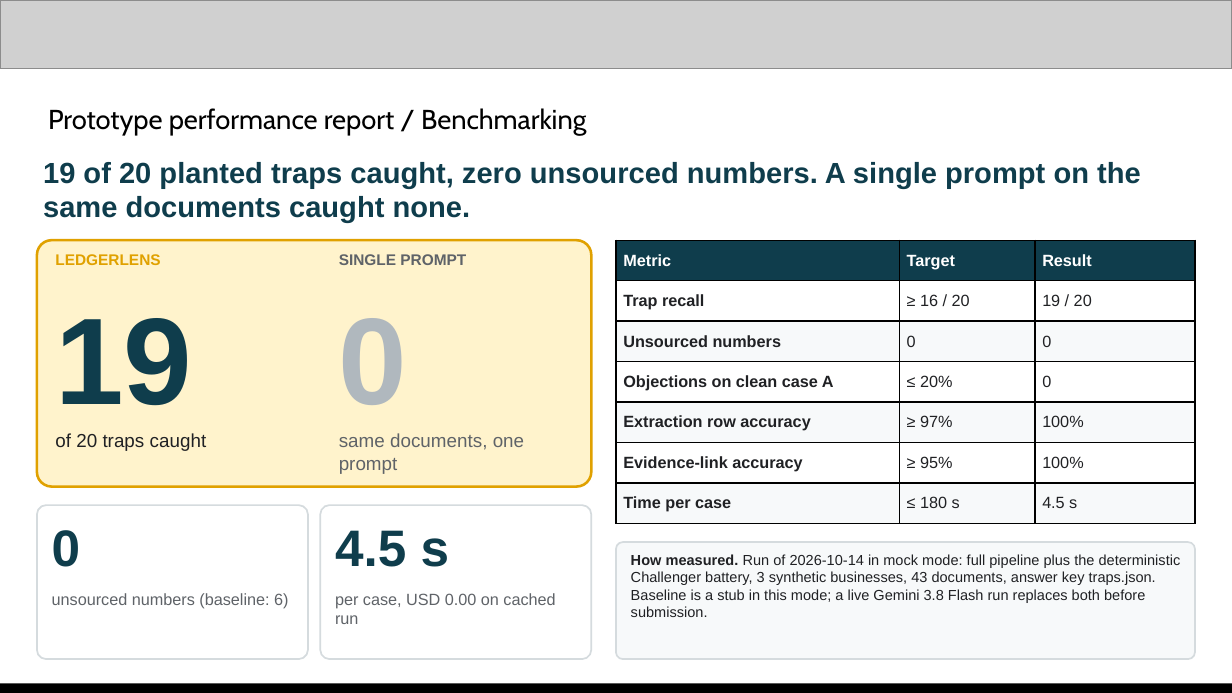
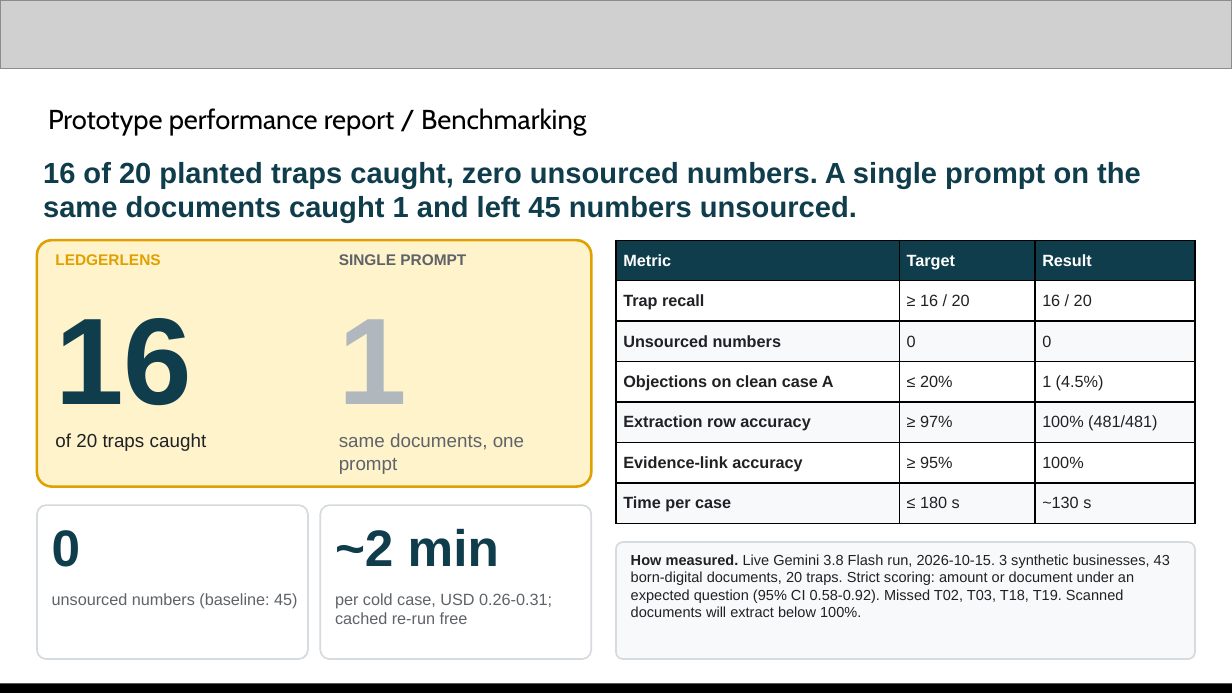
Before and after one commit to changhyeonnam/ghack, a slide deck: slide 12 of presentation/LedgerLens_AI_Builder_Cup_Submission.pptx. Drawn at 1232x693 pixels with LibreOffice and Linux fonts; fonts in the diff are those of the drawing; grey boxes stand for pictures. Boxes give left, top, right and bottom in pixels: in the first picture for what was removed or moved away, otherwise in the second. Text is boxed around its words. In the diff, an @@ line names an element or a change of style, - is before the commit and + after.

```diff
--- a/presentation/LedgerLens_AI_Builder_Cup_Submission.pptx
+++ b/presentation/LedgerLens_AI_Builder_Cup_Submission.pptx
@@ text at (43,162,1141,223): text changed @@
-19 of 20 planted traps caught, zero unsourced numbers. A single prompt on the same documents caught none.
+16 of 20 planted traps caught, zero unsourced numbers. A single prompt on the same documents caught 1 and left 45 numbers unsourced.
@@ table at (616,240,1195,524) @@
-row 2, column 3: 19 / 20
+row 2, column 3: 16 / 20
-row 4, column 3: 0
+row 4, column 3: 1 (4.5%)
-row 5, column 3: 100%
+row 5, column 3: 100% (481/481)
-row 7, column 3: 4.5 s
+row 7, column 3: ~130 s
@@ text at (55,318,192,406): text changed @@
-19
+16
@@ text at (339,319,407,404): text changed @@
-0
+1
@@ text at (335,528,499,566): text changed @@
-4.5 s
+~2 min
@@ text at (631,554,1170,617): text changed @@
-How measured. Run of 2026-10-14 in mock mode: full pipeline plus the deterministic Challenger battery, 3 synthetic businesses, 43 documents, answer key traps.json. Baseline is a stub in this mode; a live Gemini 3.8 Flash run replaces both before submission.
+How measured. Live Gemini 3.8 Flash run, 2026-10-15. 3 synthetic businesses, 43 born-digital documents, 20 traps. Strict scoring: amount or document under an expected question (95% CI 0.58-0.92). Missed T02, T03, T18, T19. Scanned documents will extract below 100%.
@@ text at (52,593,297,608): text changed @@
-unsourced numbers (baseline: 6)
+unsourced numbers (baseline: 45)
@@ text at (335,593,552,624): text changed @@
-per case, USD 0.00 on cached run
+per cold case, USD 0.26-0.31; cached re-run free
```
Also in this commit, not shown: 3 other slides changed, 6 other files.
